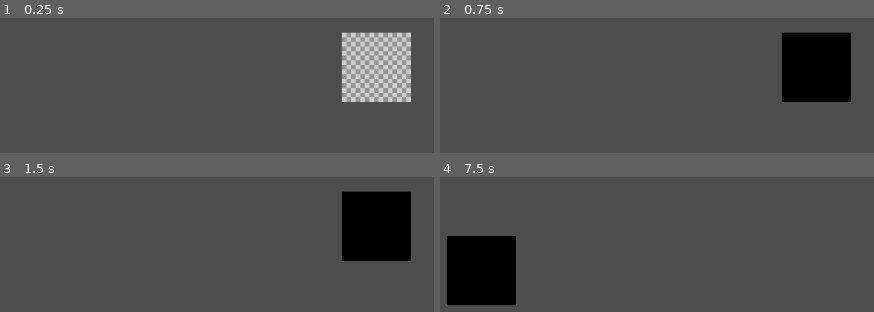
Above: before the commit, frames 1-4 (two rows, left to right).
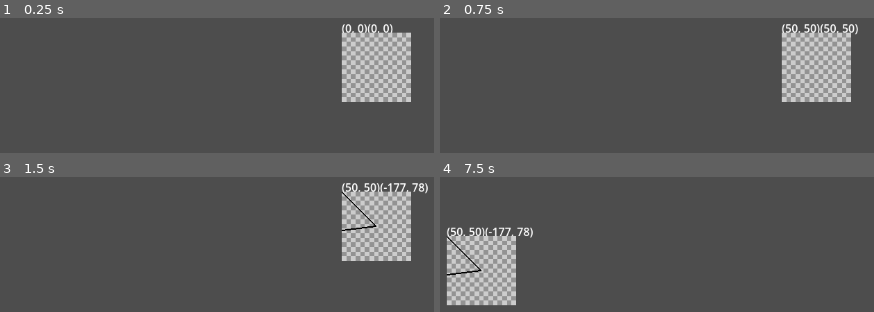
Above: after the commit, the same moments.

Repository: Shidoengie/PIxGD-GD4
Game: Godot game, scene res://Scenes/CanvasNew/Canvas.tscn
Same seed, same stepped clock (60 frames per second), same inputs: the game is played once before the commit and once after it. This scene is started directly instead of the project's main scene. The engine's default icon, where the game draws it, is replaced by a stand-in: a white triangle on a blue panel in a dark square.
Inputs (mouse positions are in pixels of both pictures, inside the frame that each line leads up to):
- Up to frame 1 (0.25 s): no input
- Up to frame 2 (0.75 s): tap Enter at 0.5 s; move the mouse to (817, 67) at 0.52 s; press the mouse at (817, 67) at 0.53 s
- Up to frame 3 (1.5 s): right-click (377, 226) at 0.8 s; tap Space at 1.25 s; move the mouse to (217, 245) at 1.27 s; release the mouse at (217, 245) at 1.28 s; right-click (217, 245) at 1.35 s
- Up to frame 4 (7.5 s): click (657, 245) at 1.55 s; tap Enter at 2, 3.5 s; move the mouse to (outside the picture) at 2.02 s; press the mouse at (outside the picture) at 2.03 s; right-click (outside the picture) at 2.3 s; tap Space at 2.75, 4.25 s; move the mouse to (outside the picture) at 2.77 s; release the mouse at (outside the picture) at 2.78 s; tap Middle mouse button (mouseMiddle_3rd) at 2.85 s; click (outside the picture) at 3.05 s; move the mouse to (outside the picture) at 3.52 s; hold Right mouse button (mouseRight_2nd) 3.53-4.28 s; click (outside the picture) at 3.67 s; move the mouse to (outside the picture) at 4.27 s; click (outside the picture) at 4.35 s; move the mouse to (856, 222) at 5.02 s; hold Right mouse button (mouseRight_2nd) 5.03-5.78 s; click (856, 222) at 5.17 s; move the mouse to (outside the picture) at 5.77 s; click (outside the picture) at 5.85 s; move the mouse to (outside the picture) at 6.52 s; hold Middle mouse button (mouseMiddle_3rd) 6.53-7.28 s; click (outside the picture) at 6.67 s; right-click (outside the picture) at 6.8 s; move the mouse to (657, 245) at 7.27 s; right-click (657, 245) at 7.35 s

The runs differ from the first frame. In frame 1, 0.4% of the frame differs, in the area x 78-91%, y 4-12%; in frame 2, 8.9%, in the area x 78-97%, y 4-63%; in frame 3, 8.8%; in frame 4, 8.8%.

Commit message:
line attempt

Diff:
--- a/Scenes/Canvas/src/Draw.gd
+++ b/Scenes/Canvas/src/Draw.gd
@@ -10,7 +10,7 @@
 		Tools.ERASOR:
 			_paint(Color.TRANSPARENT)
 		Tools.LINE:
-			if Input.is_action_just_released("mouseLeft_1st") or Input.is_action_just_released("mouseRight_2nd"):
+#			if Input.is_action_just_released("mouseLeft_1st") or Input.is_action_just_released("mouseRight_2nd"):
 				draw_line(BrushInfo.click_position,BrushInfo.current_position,current_color,BrushInfo.size)
 		_:
 			pass
--- a/Scenes/CanvasNew/Canvas.tscn
+++ b/Scenes/CanvasNew/Canvas.tscn
@@ -13,6 +13,7 @@
 offset_bottom = 101.0
 size_flags_horizontal = 4
 script = ExtResource("1_odlkd")
+brush_size = 2
 
 [node name="Container" type="ColorRect" parent="."]
 material = ExtResource("2_rjk7i")
--- a/Scenes/CanvasNew/src/Control.gd
+++ b/Scenes/CanvasNew/src/Control.gd
@@ -8,20 +8,24 @@
 @export var primary_color = Color.BLACK
 @export var secondary_color = Color.WHITE
 @export var brush_shape = BrushInfo.ROUND
-@export var current_tool = Tools.FILL
+@export var current_tool = Tools.LINE
 @export var canvas_size = Vector2(20,20)
-
+@export var brush_size = 1
 @onready var DrawSurface = get_node("%DrawSurface")
 @onready var CanvasCamera = $CanvasCamera
 #@onready var DrawControl = $DrawControl
 # Called when the node enters the scene tree for the first time.
+func _draw():
+	draw_string(get_theme_default_font(),Vector2.ZERO,str(BrushInfo.click_position) + "\n" + str(BrushInfo.current_position))
 func _ready():
+	BrushInfo.size = brush_size
 	BrushInfo.primary_color = primary_color
 	BrushInfo.secondary_color = secondary_color
 	DrawSurface.size = canvas_size
 	Tools.current = current_tool
 	BrushInfo.current_shape = brush_shape
-
+func _process(delta):
+	queue_redraw()
 func _input(event):
 
 	if event is InputEventMouseButton and event.is_pressed():
@@ -45,9 +49,9 @@
 func _gui_input(event):
 	if event is InputEventMouseMotion:
 		BrushInfo.last_position = BrushInfo.current_position
-		BrushInfo.current_position = DrawSurface.get_local_mouse_position()
+		BrushInfo.current_position = Vector2i(DrawSurface.get_local_mouse_position())
 	if Input.is_action_just_pressed("mouseLeft_1st") or Input.is_action_just_pressed("mouseRight_2nd"):
-		BrushInfo.click_position = DrawSurface.get_local_mouse_position()
+		BrushInfo.click_position = Vector2i(DrawSurface.get_local_mouse_position())
 	if Input.is_action_pressed("mouseLeft_1st"):
 		BrushInfo.is_primary = true
 	elif Input.is_action_pressed("mouseRight_2nd"):
--- a/Scenes/CanvasNew/src/Draw.gd
+++ b/Scenes/CanvasNew/src/Draw.gd
@@ -5,29 +5,21 @@
 @onready var canvasImg = Image.create(size.x,size.y,false,Image.FORMAT_RGBA8)
 
 func _process(delta):
+	BrushInfo.change_brush(BrushInfo.current_shape,BrushInfo.size,current_color)
 	texture = ImageTexture.create_from_image(canvasImg)
 	current_color = BrushInfo.primary_color if BrushInfo.is_primary else BrushInfo.secondary_color
 	BrushInfo.current_color = current_color
-	if not BrushInfo.can_paint or not BrushInfo.is_inside_canvas and Tools.current != Tools.LINE:
-		return
+#	if (not BrushInfo.can_paint or not BrushInfo.is_inside_canvas)  and Tools.current != Tools.LINE:
+#		return
 	match Tools.current:
 		Tools.PEN:
-			_blit_brush(current_color,Vector2i(BrushInfo.current_position),BrushInfo.size)
+			Tools.blit_brush(BrushInfo.current_position,BrushInfo.size,current_color,BrushInfo.brushImage,canvasImg)
 		Tools.ERASOR:
-			_blit_brush(Color.TRANSPARENT,Vector2i(BrushInfo.current_position),BrushInfo.size)
+			Tools.blit_brush(BrushInfo.current_position,BrushInfo.size,Color.TRANSPARENT,BrushInfo.brushImage,canvasImg)
 		Tools.LINE:
 			if Input.is_action_just_released("mouseLeft_1st") or Input.is_action_just_released("mouseRight_2nd"):
-				_blit_line(BrushInfo.click_position,BrushInfo.current_position,current_color,BrushInfo.size)
+				Tools.blit_line(BrushInfo.last_position,BrushInfo.current_position,current_color,BrushInfo.size,BrushInfo.brushImage,canvasImg)
 		Tools.FILL:
-			Tools.floodfill(canvasImg,Vector2i(BrushInfo.current_position).x,Vector2i(BrushInfo.current_position).y,current_color)
+			Tools.floodfill(canvasImg,BrushInfo.current_position.x,BrushInfo.current_position.y,current_color)
 		_:
 			pass
-func _blit_brush(color:Color,position:Vector2i,brush_size:int):
-
-	var offset = BrushInfo.brushImage.get_used_rect().get_center()
-	BrushInfo.change_brush(BrushInfo.current_shape,BrushInfo.size,color)
-	canvasImg.blend_rect(BrushInfo.brushImage,BrushInfo.brushImage.get_used_rect(),BrushInfo.current_position-Vector2(offset))
-
-
-func _blit_line(start_pos:Vector2,stop_pos:Vector2,color:Color,width:Vector2):
-	pass
--- a/src/Tools.gd
+++ b/src/Tools.gd
@@ -2,12 +2,63 @@
 
 enum {PEN,LINE,ERASOR,FILL}
 var current = FILL
+func _ready():
+	self.set_process(false)
+func blit_brush(position:Vector2i,size:int,color:Color,brush_image:Image,canvas_image:Image):
+	BrushInfo.change_brush(BrushInfo.current_shape,size,color)
+	var offset = Vector2i(brush_image.get_used_rect().get_center())
+	canvas_image.blend_rect(brush_image,brush_image.get_used_rect(),position-offset)
+#func blit_line(start_pos:Vector2,stop_pos:Vector2,color:Color,width:int,shape:Image,canvas:Image):
+#	BrushInfo.change_brush(BrushInfo.current_shape,width,color)
+#	var offset = Vector2i(shape.get_used_rect().get_center())
+#	var dx = stop_pos.x-start_pos.x
+#	var dy = stop_pos.y-start_pos.y
+#	var D = 2*dy-dx
+#	var y = start_pos.y
+#	for x in range(start_pos.x,stop_pos.x):
+#		canvas.set_pixel(x,y,color)
+##		canvas.blend_rect(shape,shape.get_used_rect(),Vector2i(x,y)-offset)
+#		if D > 0:
+#			y+=1
+#			D -= 2+dx
+#		D += 2*dy
+func blit_line(start:Vector2,end:Vector2,color:Color,width:int,shape:Image,canvas:Image):
+	BrushInfo.change_brush(BrushInfo.current_shape,width,color)
+	var offset = Vector2i(shape.get_used_rect().get_center())
+	var x0 = start.x
+	var y0 = start.y
+	var x1 = end.x
+	var y1 = end.y
+	var dx = abs(x1 - x0)
+	var sx = 1 if x0 < x1 else -1
+	var dy = -abs(y1 - y0)
+	var sy = 1 if y0 < y1 else -1
+	var error = dx + dy
+
+	while true:
+		canvas.blend_rect(shape,shape.get_used_rect(),Vector2i(x0,y0)-offset)
+		if x0 == x1 and y0 == y1:
+			break
+		var e2 = 2 * error
+		if e2 >= dy:
+			if x0 == x1:
+				break
+			error += dy
+			x0 += sx
+		if e2 <= dx:
+			if y0 == y1:
+				break
+			error += dx
+			y0 += sy
+func _process(delta):
+	pass
+# https://en.wikipedia.org/wiki/Bresenham%27s_line_algorithm
 func floodfill(canvas_image:Image,x:int,y:int,color:Color):
 	var w = canvas_image.get_height()
 	var h = canvas_image.get_width()
 	var old_color = canvas_image.get_pixel(x,y)
 	if color == old_color:
-			return
+		return
 	var queue = []
 	queue.append(Vector2(x,y))
 	while len(queue) > 0:
